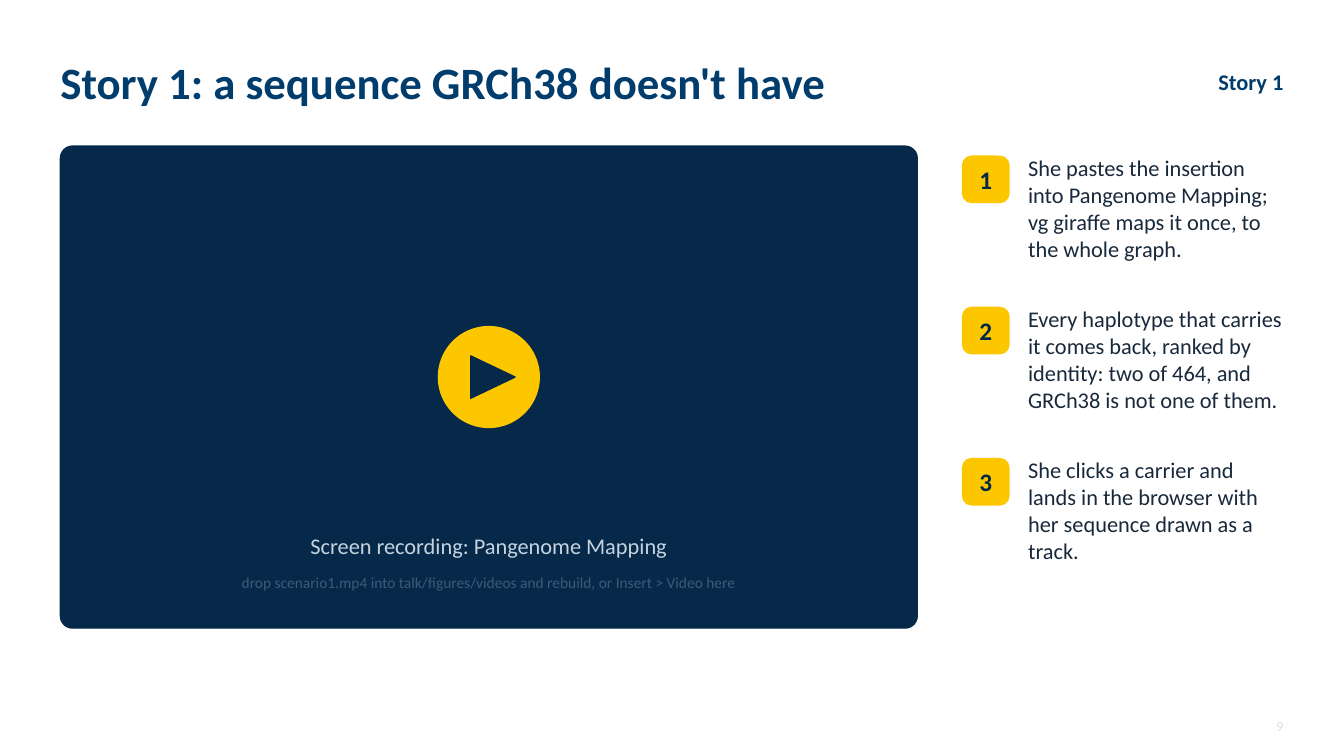
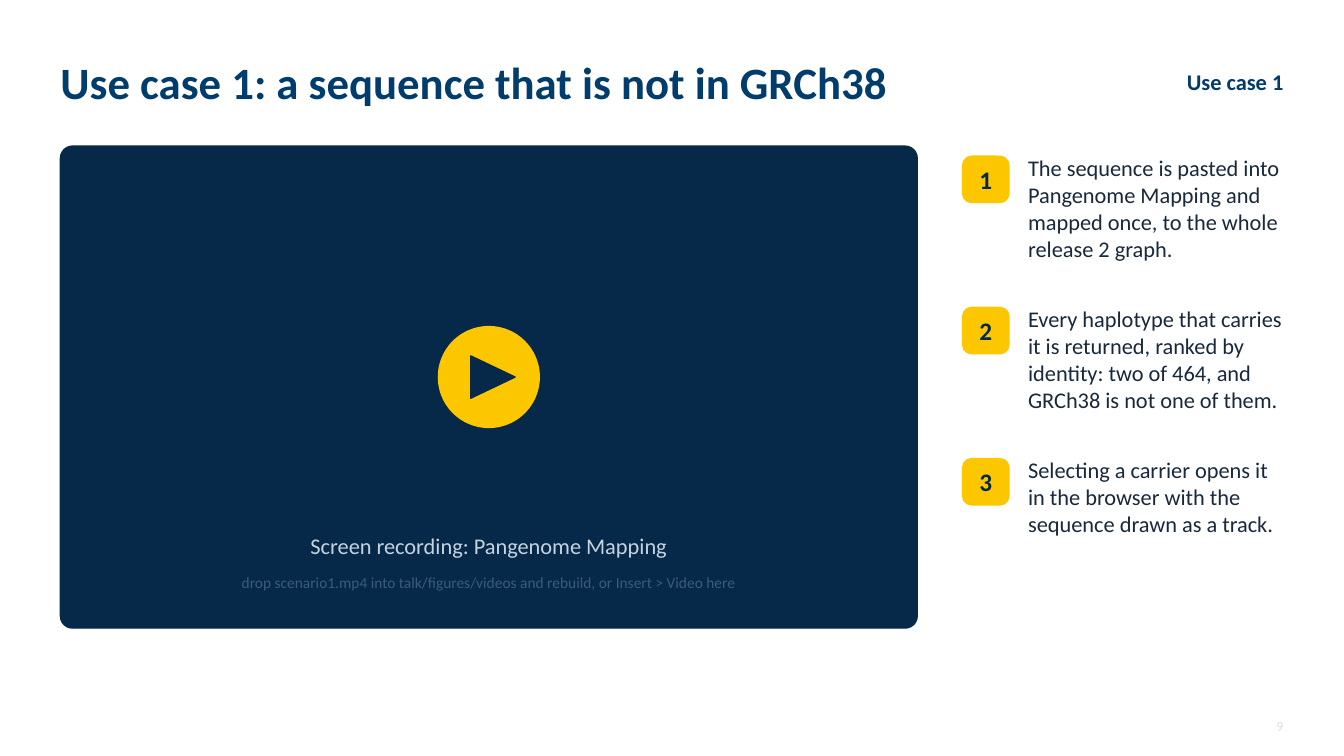
Before and after one commit to parsaeskandar/hprc_2026_poster, a slide deck: slide 9 of talk/HPRC2026_talk.pptx. Drawn at 1344x756 pixels with LibreOffice and Linux fonts; fonts in the diff are those of the drawing. Boxes give left, top, right and bottom in pixels: in the first picture for what was removed or moved away, otherwise in the second. Text is boxed around its words. In the diff, an @@ line names an element or a change of style, - is before the commit and + after.

Commit message:
Talk v5: reframed for HPRC scientists (release 2 first, two use cases, no engineering detail; checked/limits slides removed; professional wording)

```diff
--- a/talk/HPRC2026_talk.pptx
+++ b/talk/HPRC2026_talk.pptx
@@ text at <box>60,67,887,106</box>: text changed @@
-Story 1: a sequence GRCh38 doesn't have
+Use case 1: a sequence that is not in GRCh38
@@ text at <box>1187,75,1283,90</box>: text changed @@
-Story 1
+Use case 1
@@ text at <box>1028,160,1279,261</box>: text changed @@
-She pastes the insertion into Pangenome Mapping; vg giraffe maps it once, to the whole graph.
+The sequence is pasted into Pangenome Mapping and mapped once, to the whole release 2 graph.
@@ text at <box>1028,311,1281,408</box>: text changed @@
-Every haplotype that carries it comes back, ranked by identity: two of 464, and GRCh38 is not one of them.
+Every haplotype that carries it is returned, ranked by identity: two of 464, and GRCh38 is not one of them.
@@ text at <box>1028,462,1273,536</box>: text changed @@
-She clicks a carrier and lands in the browser with her sequence drawn as a track.
+Selecting a carrier opens it in the browser with the sequence drawn as a track.
```
Also in this commit, not shown: 15 other slides changed, 2 slides added, 4 slides removed, 3 other files.
